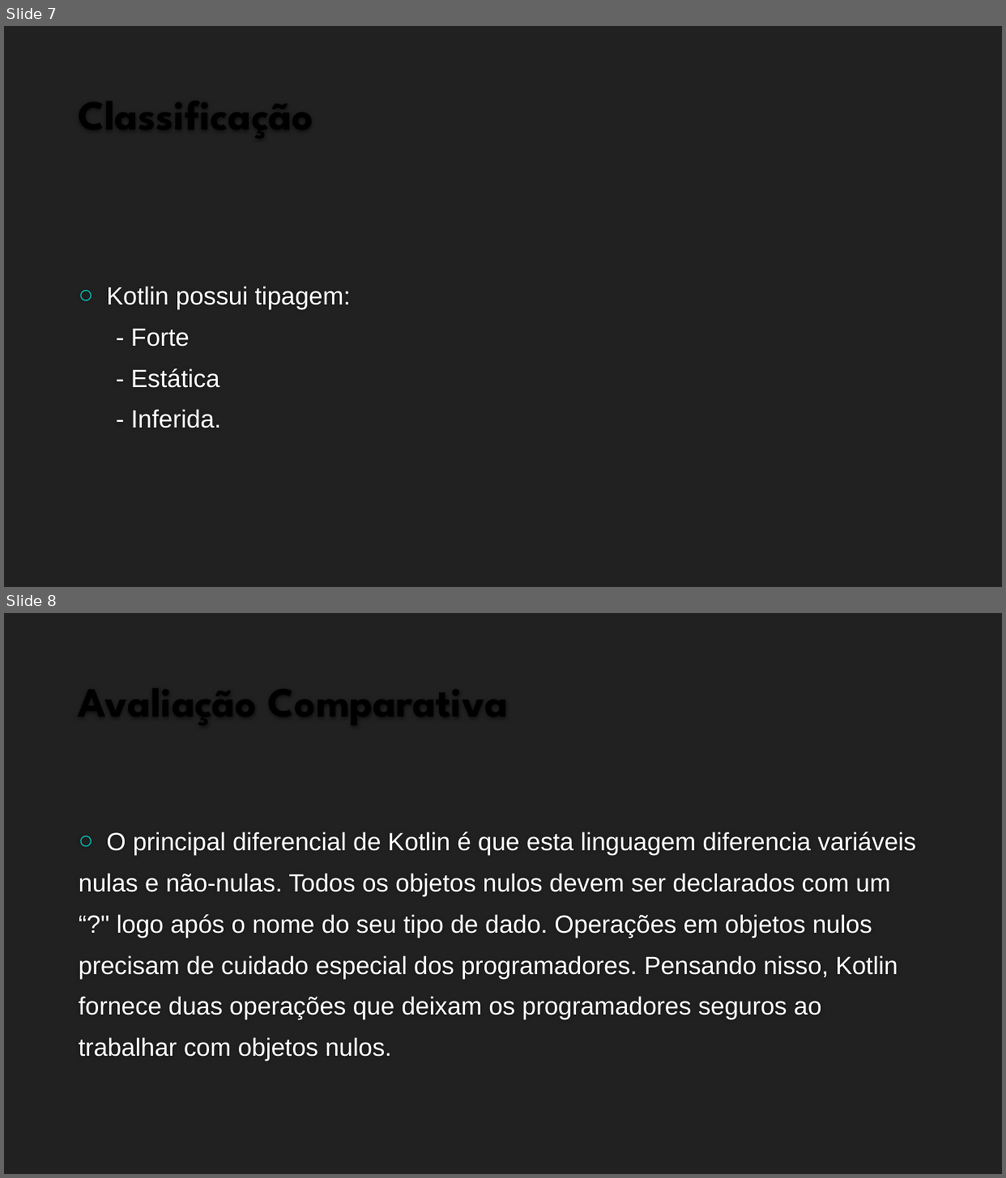
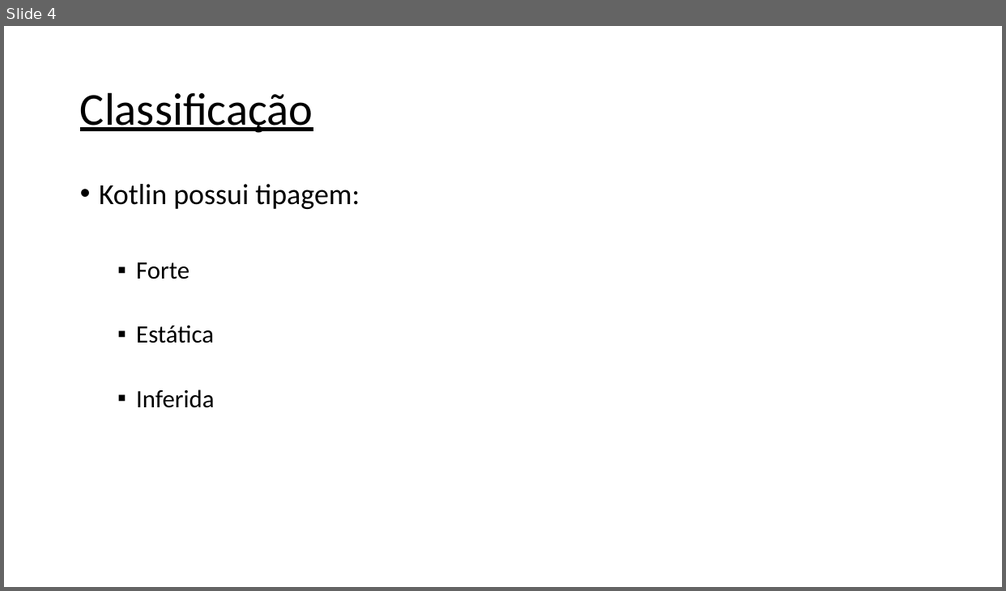
Before and after one commit to lucascomp/EDL, a slide deck: trabalhos/trabalho-01/SLIDES.pptx. Shown one above the other, each under a label of ours: slides 7 and 8 before the commit, slide 4 after it. The pictures are 1006x1178 and 1006x591 pixels, drawn with LibreOffice and Linux fonts; fonts in the diff are those of the drawing; background and template pictures are left out. Boxes give left, top, right and bottom in pixels: in the first picture for what was removed or moved away, otherwise in the second. Text is boxed around its words. In the diff, an @@ line names an element or a change of style, - is before the commit and + after.

```diff
--- a/trabalhos/trabalho-01/SLIDES.pptx
+++ b/trabalhos/trabalho-01/SLIDES.pptx
@@ slide 8 removed at bbox=[4, 613, 1002, 1174], background #212121 @@
@@ title removed at bbox=[70, 649, 936, 729] @@
-Avaliação Comparativa
@@ text removed at bbox=[79, 832, 917, 1061] @@
-○ O principal diferencial de Kotlin é que esta linguagem diferencia variáveis
-nulas e não-nulas. Todos os objetos nulos devem ser declarados com um
-“?" logo após o nome do seu tipo de dado. Operações em objetos nulos
-precisam de cuidado especial dos programadores. Pensando nisso, Kotlin
-fornece duas operações que deixam os programadores seguros ao
-trabalhar com objetos nulos.
@@ what was slide 7 is now slide 4 @@
@@ slide 4 changed as well @@
@@ background #212121 to #FFFFFF @@
@@ title "Classificação": place and size @@
-title "Classificação" at bbox=[70, 62, 936, 142]
+title "Classificação" at bbox=[80, 92, 313, 133]
@@ title "Classificação" at bbox=[80, 92, 313, 133]: size 40 to 44 pt, font League Spartan to Calibri, bold off, underline on; line spacing 1 to 0.9; vertical alignment bottom to middle @@
@@ text "Kotlin possui tipagem:": place and size @@
-text "Kotlin possui tipagem:" at bbox=[107, 286, 351, 429]
+text "Kotlin possui tipagem:" at bbox=[99, 184, 360, 408]
@@ text "Kotlin possui tipagem:" at bbox=[99, 184, 360, 408]: vertical alignment middle to top @@
@@ text at bbox=[99, 184, 360, 209]: size 24 to 28 pt, font Arial to Calibri, text colour #FFFFFF to #000000 in "Kotlin possui tipagem:"; bullet ○ to •; line spacing 1 to 0.9 @@
@@ text at bbox=[136, 263, 214, 408]: text changed; font Arial to Calibri; text colour #FFFFFF to #000000 @@
-- Forte
-- Estática
-- Inferida.
+  ▪ Forte
+  ▪ Estática
+  ▪ Inferida
```
Also in this commit, not shown: 6 other slides changed, 1 slide added, 4 other slides removed.
